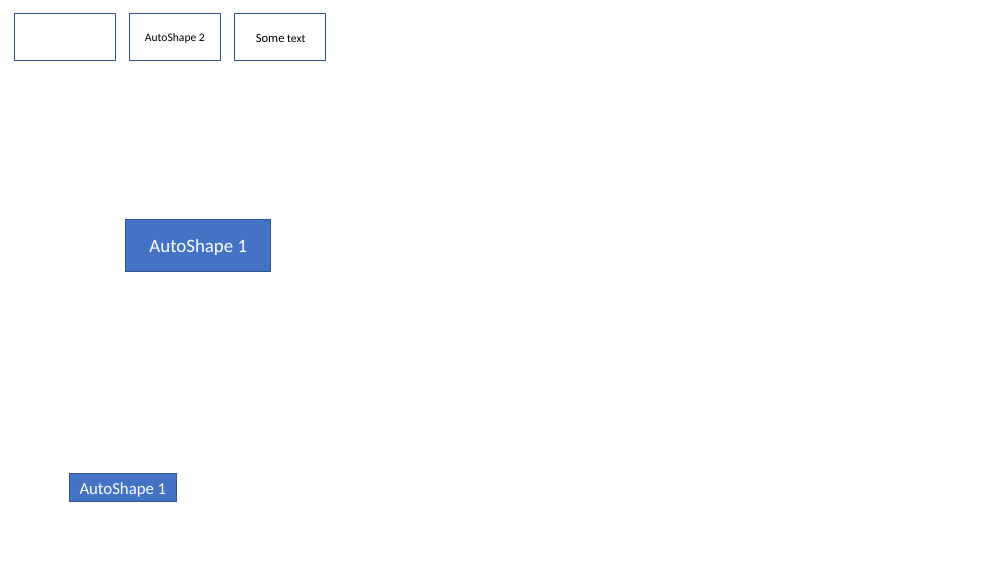
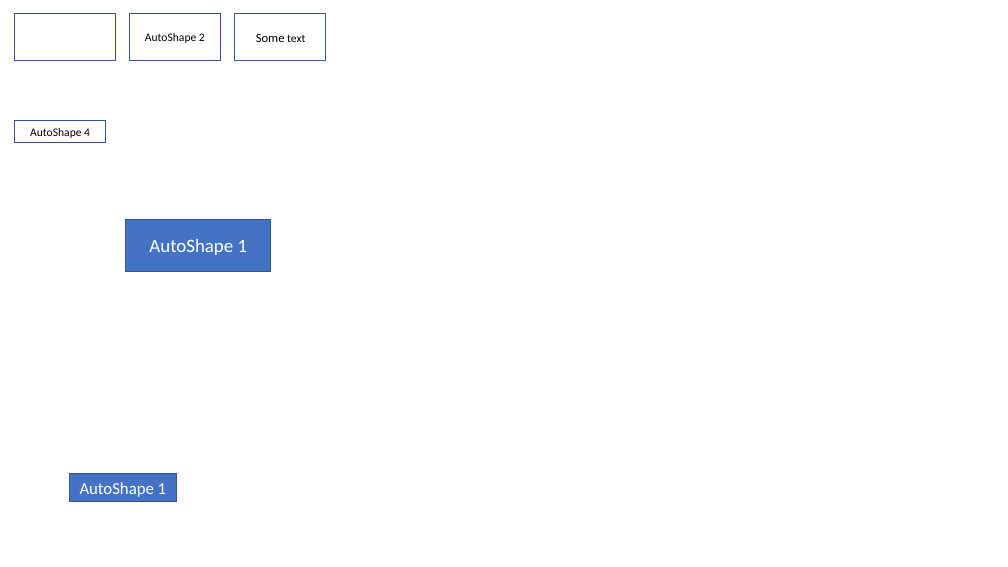
Before and after one commit to ShapeCrawler/ShapeCrawler, a slide deck: slide 1 of ShapeCrawler.Tests/Resource/autoshape/autoshape-case003.pptx. Drawn at 1008x567 pixels with LibreOffice and Linux fonts; fonts in the diff are those of the drawing. Boxes give left, top, right and bottom in pixels: in the first picture for what was removed or moved away, otherwise in the second. Text is boxed around its words. In the diff, an @@ line names an element or a change of style, - is before the commit and + after.

Commit message:
resize shape

```diff
--- a/ShapeCrawler.Tests/Resource/autoshape/autoshape-case003.pptx
+++ b/ShapeCrawler.Tests/Resource/autoshape/autoshape-case003.pptx
@@ rectangle added at (x1=15, y1=121, x2=106, y2=143), outline #325491 1 pt, 11 pt, text #000000 @@
+AutoShape 4
```
Also in this commit, not shown: 4 other files.
